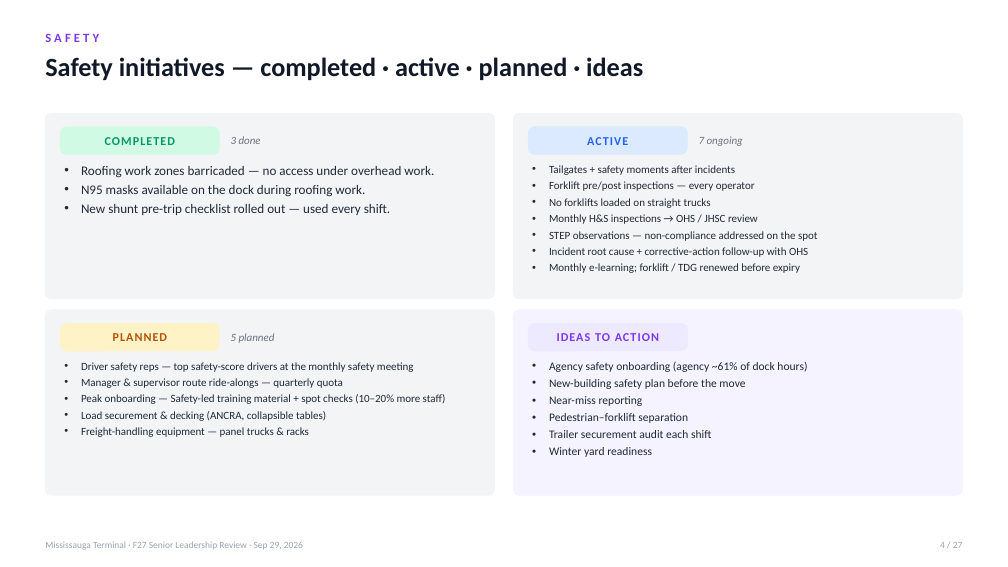
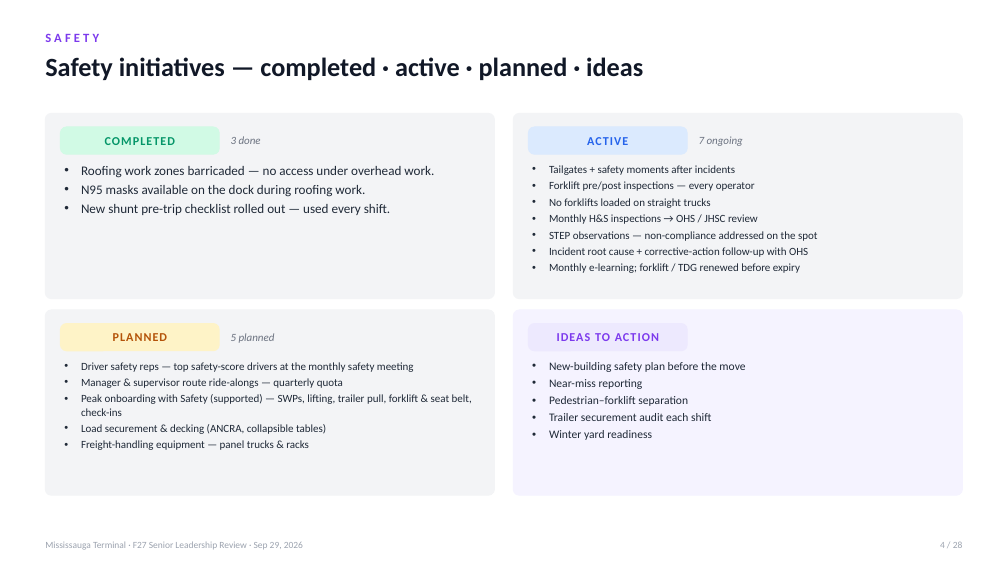
Before and after one commit to FuoriclasseX/mississauga-terminal-f26-cost-transformation-dashboard, a slide deck: slide 4 of presentation/Mississauga_F27_Leadership_Review_Sep29.pptx. Drawn at 1008x567 pixels with LibreOffice and Linux fonts; fonts in the diff are those of the drawing. Boxes give left, top, right and bottom in pixels: in the first picture for what was removed or moved away, otherwise in the second. Text is boxed around its words. In the diff, an @@ line names an element or a change of style, - is before the commit and + after.

```diff
--- a/presentation/Mississauga_F27_Leadership_Review_Sep29.pptx
+++ b/presentation/Mississauga_F27_Leadership_Review_Sep29.pptx
@@ text at [549,362,807,372]: paragraph removed @@
-• Agency safety onboarding (agency ~61% of dock hours)
@@ text at [81,394,472,416]: text changed @@
-• Peak onboarding — Safety-led training material + spot checks (10–20% more staff)
+• Peak onboarding with Safety (supported) — SWPs, lifting, trailer pull, forklift & seat belt, check-ins
```
Also in this commit, not shown: 25 other slides changed, 1 slide added, 2 other files.
